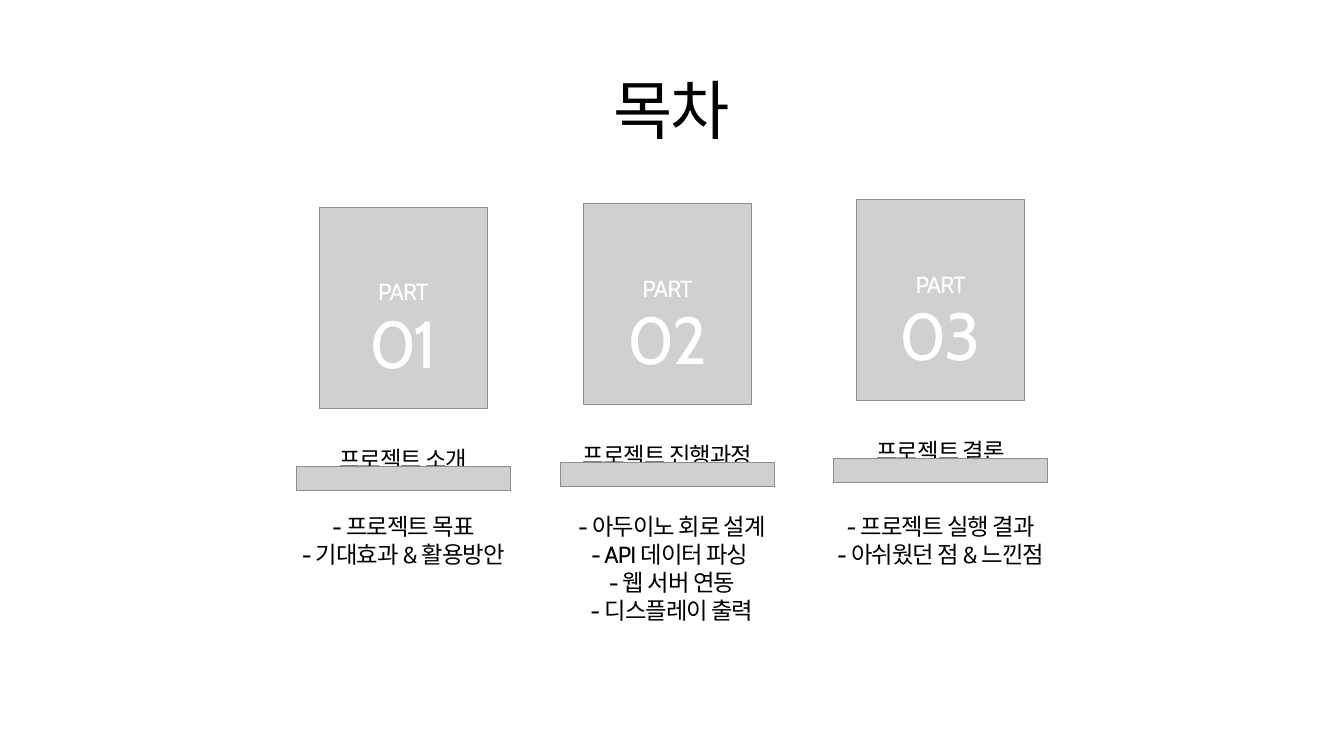
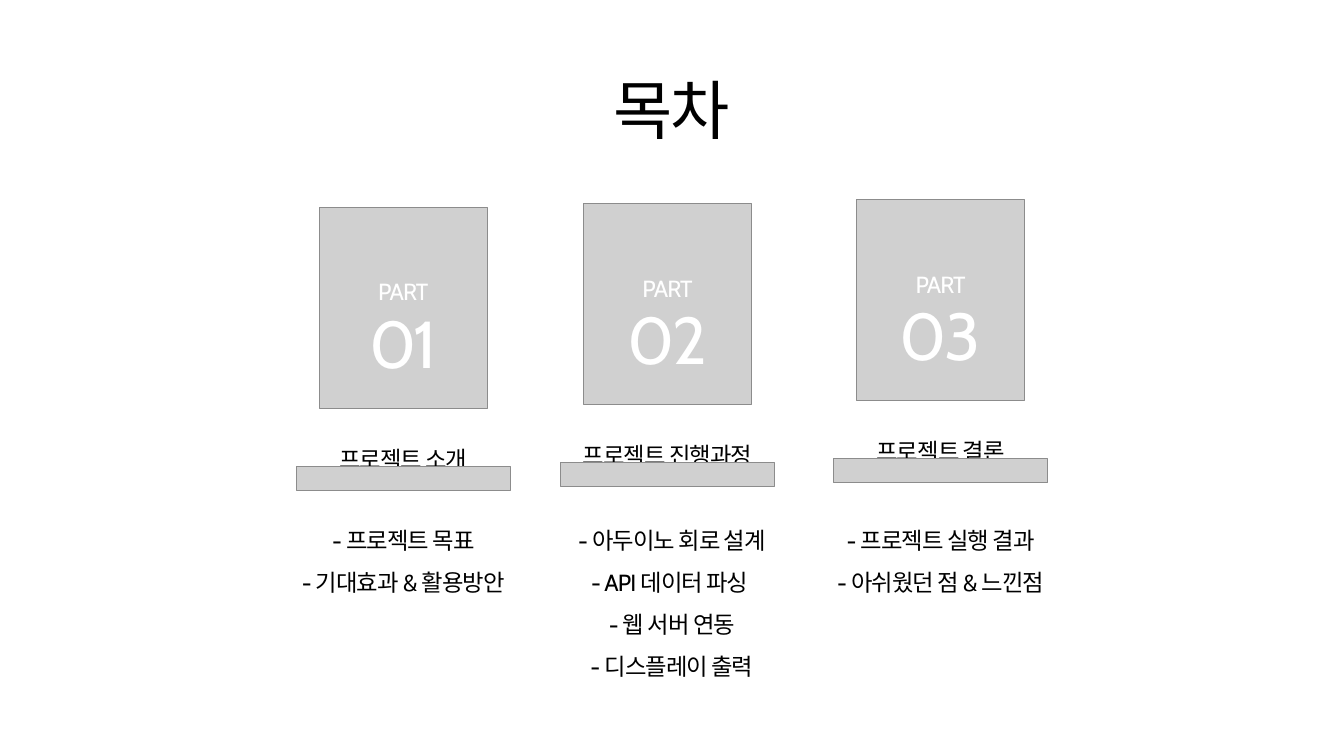
Before and after one commit to Hwan0808/Capstone_Project, a slide deck: slide 2 of 종합프로젝트설계_발표자료.pptx. Drawn at 1344x756 pixels with LibreOffice and Linux fonts; fonts in the diff are those of the drawing; grey boxes stand for pictures. Boxes give left, top, right and bottom in pixels: in the first picture for what was removed or moved away, otherwise in the second. Text is boxed around its words. In the diff, an @@ line names an element or a change of style, - is before the commit and + after.

```diff
--- a/종합프로젝트설계_발표자료.pptx
+++ b/종합프로젝트설계_발표자료.pptx
@@ line spacing 1 to 1.5 in 3 elements at [316,529,505,593], [851,529,1044,593], [592,529,766,677] @@
```
Also in this commit, not shown: 6 other slides changed.
